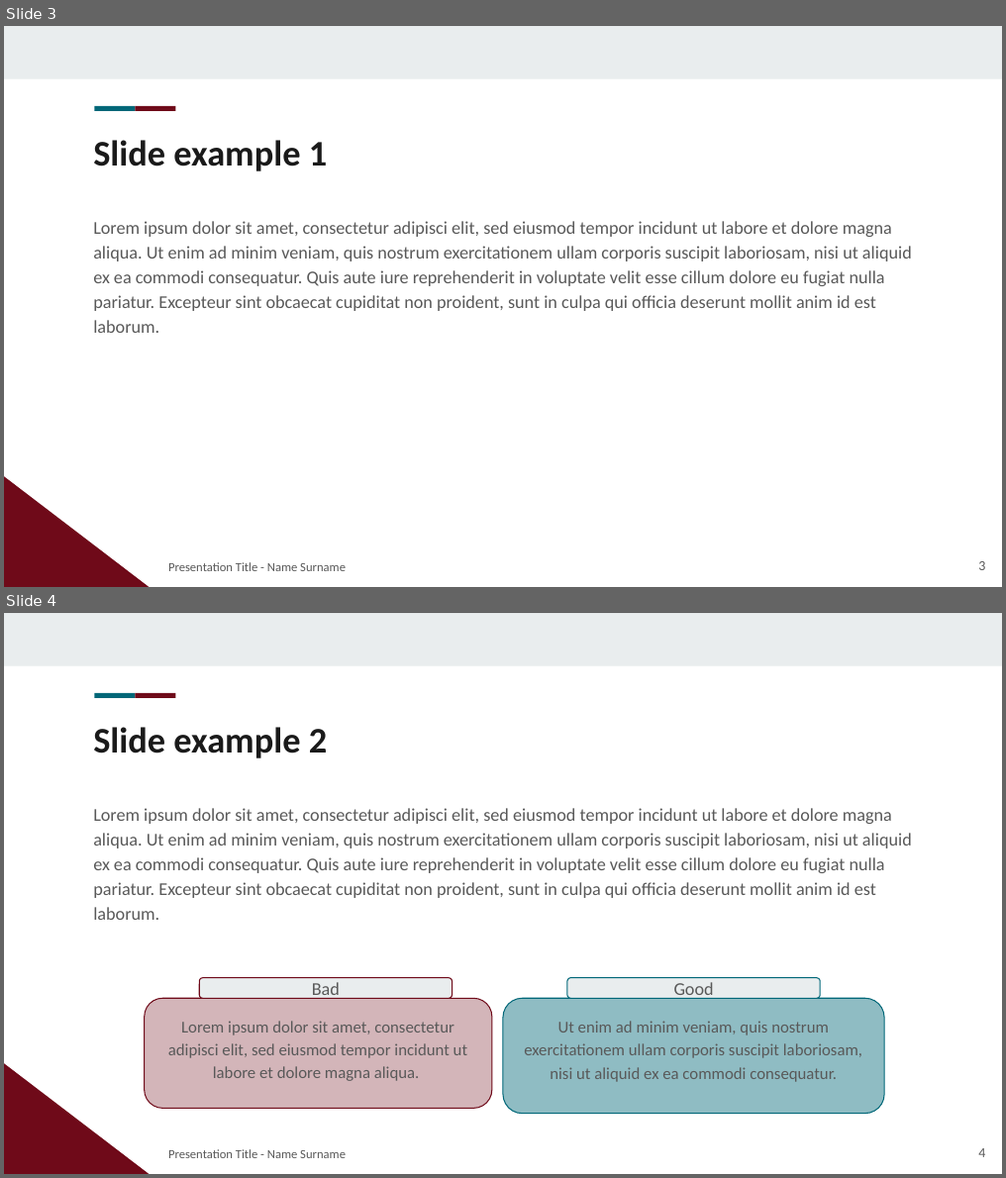
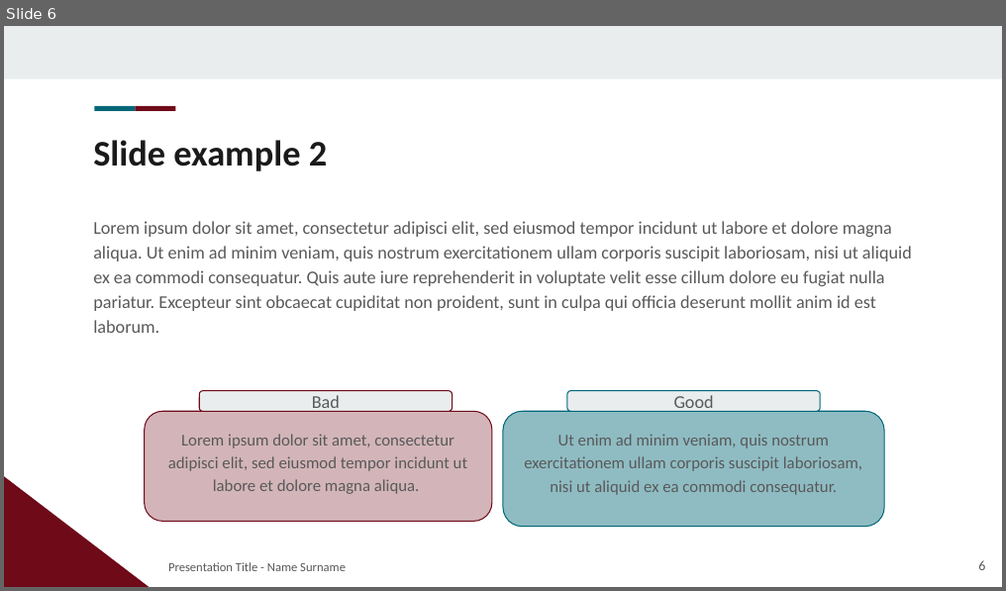
Before and after one commit to LorenzoFrangella/large-scale-data-management, a slide deck: large-scale-dm.pptx. Shown one above the other, each under a label of ours: slides 3 and 4 before the commit, slide 6 after it. The pictures are 1006x1178 and 1006x591 pixels, drawn with LibreOffice and Linux fonts; fonts in the diff are those of the drawing; background and template pictures are left out. Boxes give left, top, right and bottom in pixels: in the first picture for what was removed or moved away, otherwise in the second. Text is boxed around its words. In the diff, an @@ line names an element or a change of style, - is before the commit and + after.

```diff
--- a/large-scale-dm.pptx
+++ b/large-scale-dm.pptx
@@ slide 3 removed at (x1=4, y1=26, x2=1002, y2=587), background #FFFFFF; not listed: 4 template elements that a slide beside it also shows @@
@@ title removed at (x1=93, y1=140, x2=327, y2=172) @@
-Slide example 1
@@ text removed at (x1=93, y1=221, x2=912, y2=333) @@
-Lorem ipsum dolor sit amet, consectetur adipisci elit, sed eiusmod tempor incidunt ut labore et dolore magna aliqua. Ut enim ad minim veniam, quis nostrum exercitationem ullam corporis suscipit laboriosam, nisi ut aliquid ex ea commodi consequatur. Quis aute iure reprehenderit in voluptate velit esse cillum dolore eu fugiat nulla pariatur. Excepteur sint obcaecat cupiditat non proident, sunt in culpa qui officia deserunt mollit anim id est laborum.
@@ subtitle removed at (x1=168, y1=563, x2=346, y2=571) @@
-Presentation Title - Name Surname
@@ page number removed at (x1=978, y1=562, x2=985, y2=570) @@
-3
@@ what was slide 4 is now slide 6 @@
@@ page number at (x1=978, y1=561, x2=985, y2=570): text changed @@
-4
+6
```
Also in this commit, not shown: 2 slides changed, 3 slides added, 10 other files.
